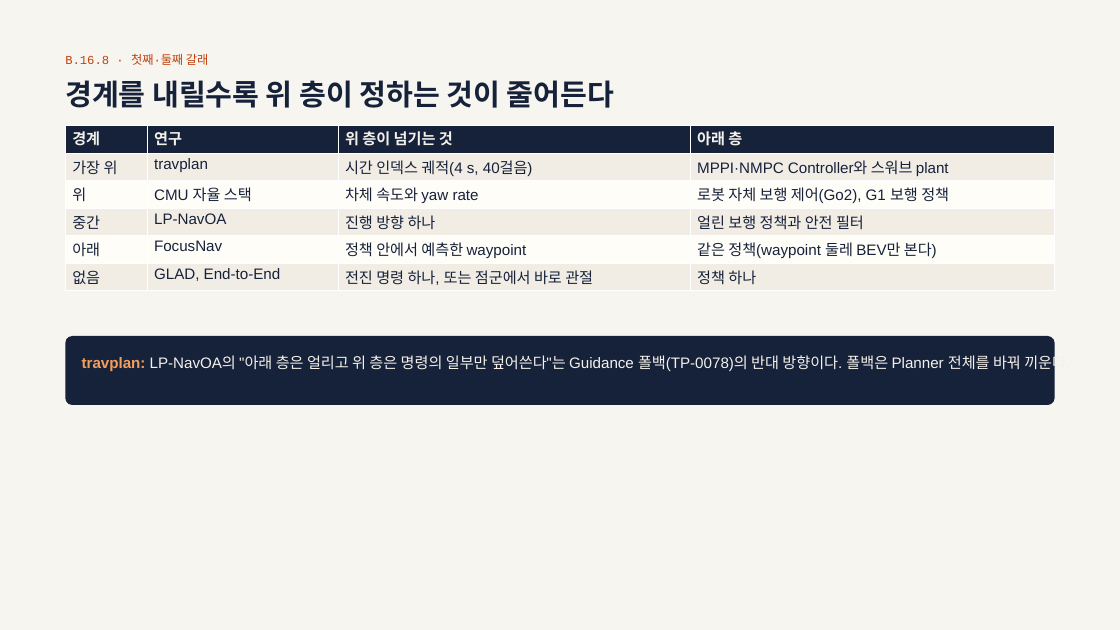
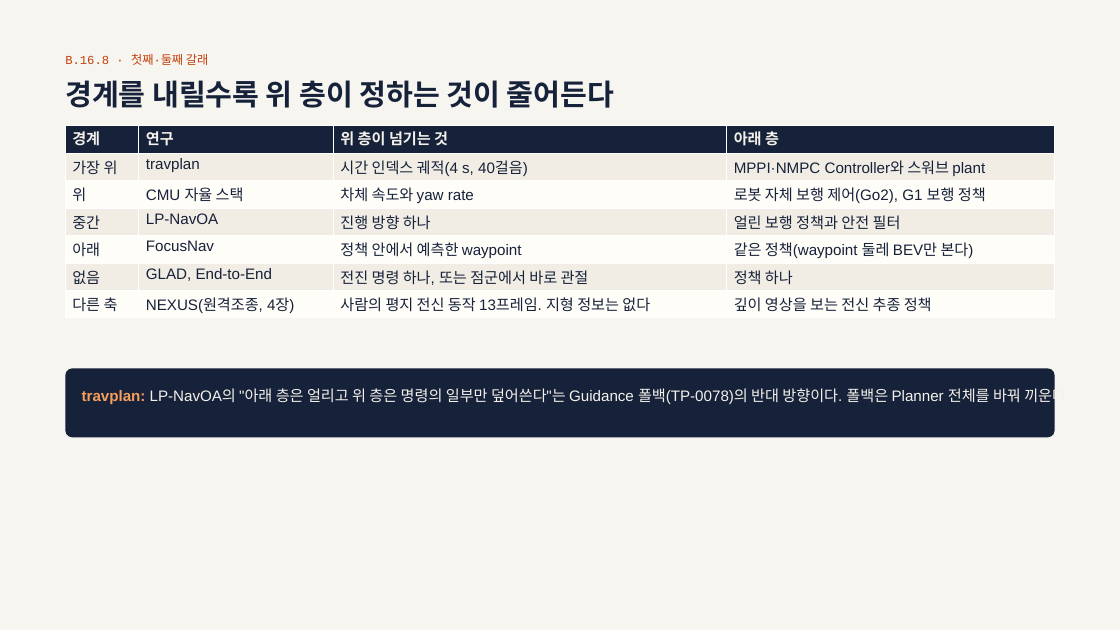
Before and after one commit to Geonhee-LEE/travplan-site, a slide deck: slide 8 of slides/talk-legged/talk-legged.pptx. Drawn at 1120x630 pixels with LibreOffice and Linux fonts; fonts in the diff are those of the drawing. Boxes give left, top, right and bottom in pixels: in the first picture for what was removed or moved away, otherwise in the second. Text is boxed around its words. In the diff, an @@ line names an element or a change of style, - is before the commit and + after.

```diff
--- a/slides/talk-legged/talk-legged.pptx
+++ b/slides/talk-legged/talk-legged.pptx
@@ table at (66, 125, 1055, 318) @@
+row 7: 다른 축 | NEXUS(원격조종, 4장) | 사람의 평지 전신 동작 13프레임. 지형 정보는 없다 | 깊이 영상을 보는 전신 추종 정책
@@ rounded rectangle: place and size @@
-rounded rectangle at (66, 336, 1055, 405)
+rounded rectangle at (66, 369, 1055, 438)
@@ text "travplan: LP-NavOA의 "아래 층은 얼리고 ...": place and size @@
-text "travplan: LP-NavOA의 "아래 층은 얼리고 ..." at (82, 353, 1070, 373)
+text "travplan: LP-NavOA의 "아래 층은 얼리고 ..." at (82, 386, 1070, 406)
```
Also in this commit, not shown: 1 other slide changed, 1 slide added, 14 other files.
